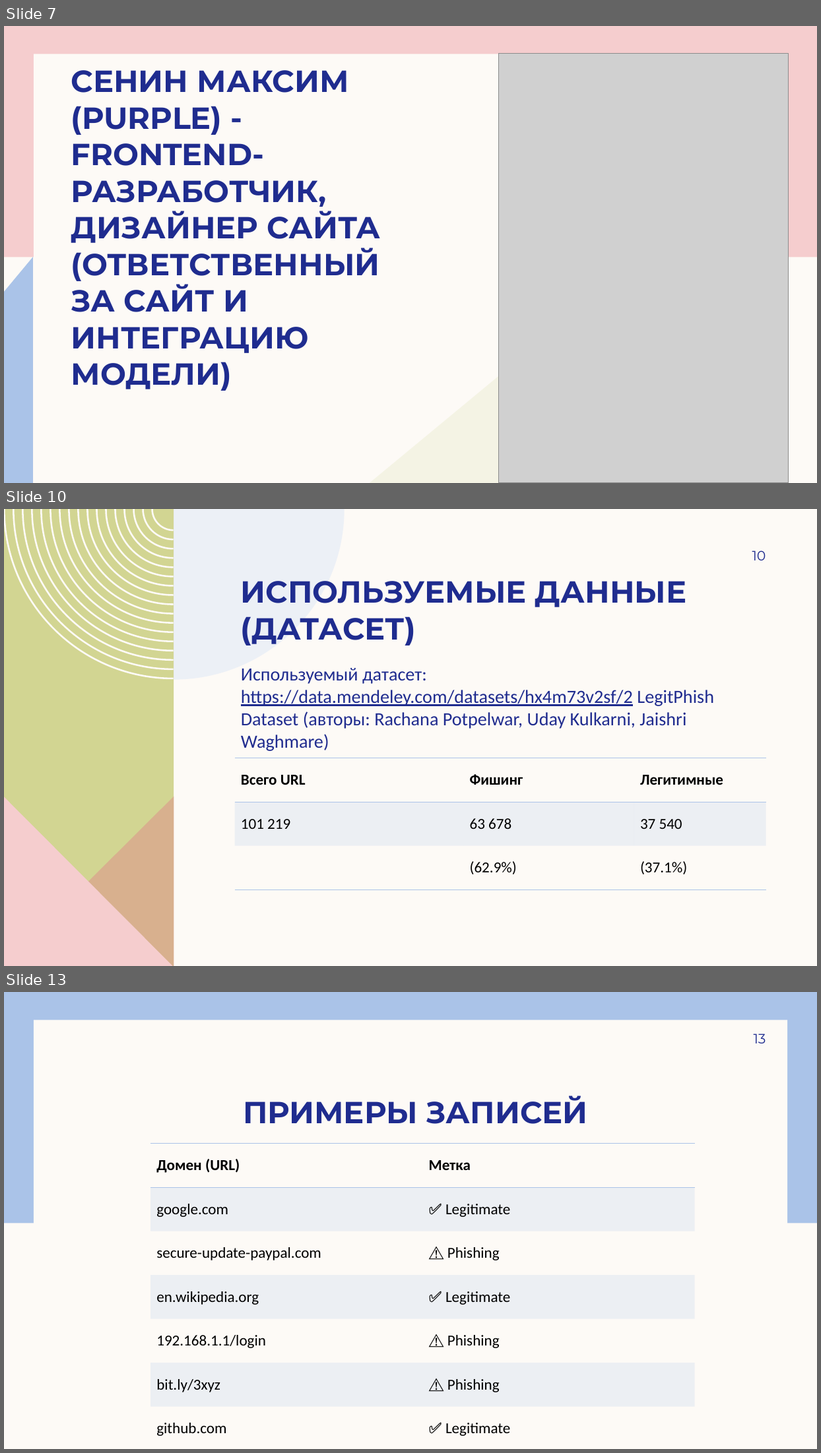
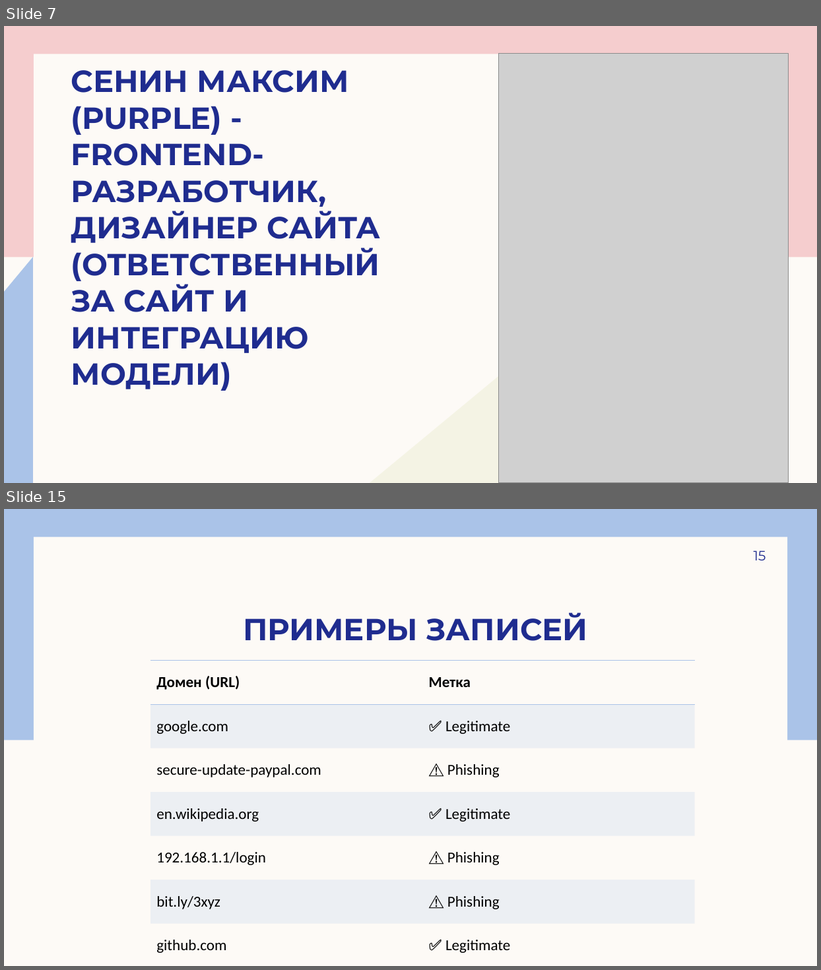
Before and after one commit to andreyilych/cs2valvesoftware, a slide deck: анализатор подозрительности доменных имен (DNS).pptx. Shown one above the other, each under a label of ours: slides 7, 10 and 13 before the commit, slides 7 and 15 after it; the slides between them are not shown. The pictures are 821x1453 and 821x970 pixels, drawn with LibreOffice and Linux fonts; fonts in the diff are those of the drawing; grey boxes stand for pictures. Boxes give left, top, right and bottom in pixels: in the first picture for what was removed or moved away, otherwise in the second. Text is boxed around its words. In the diff, an @@ line names an element or a change of style, - is before the commit and + after.

```diff
--- a/анализатор подозрительности доменных имен (DNS).pptx
+++ b/анализатор подозрительности доменных имен (DNS).pptx
@@ slide 10 removed at [4,509,817,966], background #FDFAF6 @@
@@ freeform shape removed at [4,509,174,966] @@
@@ freeform shape removed at [4,509,174,679] @@
@@ freeform shape removed at [174,509,345,680] @@
@@ page number removed at [752,551,766,560] @@
-10
@@ title removed at [241,581,687,646] @@
-ИСПОЛЬЗУЕМЫЕ ДАННЫЕ (ДАТАСЕТ)
@@ text removed at [241,668,714,751] @@
-Используемый датасет:
-https://data.mendeley.com/datasets/hx4m73v2sf/2 LegitPhish Dataset (авторы: Rachana Potpelwar, Uday Kulkarni, Jaishri Waghmare)
@@ table removed at [234,758,766,890], 3 rows, 3 columns @@
-Всего URL | Фишинг | Легитимные
-101 219 | 63 678 | 37 540
- | (62.9%) | (37.1%)
@@ freeform shape removed at [4,797,174,966] @@
@@ freeform shape removed at [4,796,174,966] @@
@@ what was slide 13 is now slide 15 @@
@@ page number at [754,551,766,560]: text changed @@
-13
+15
```
Also in this commit, not shown: 8 slides changed, 10 slides added, 1 other slide removed.
